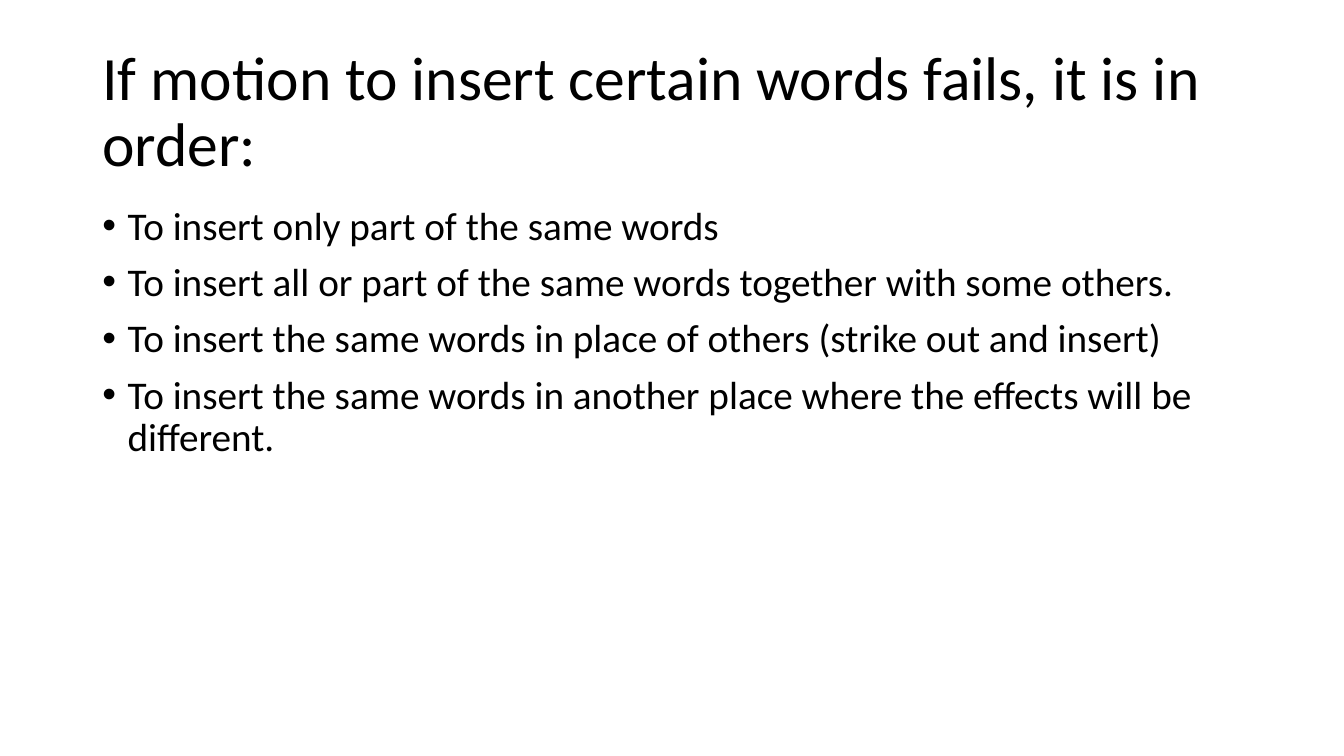
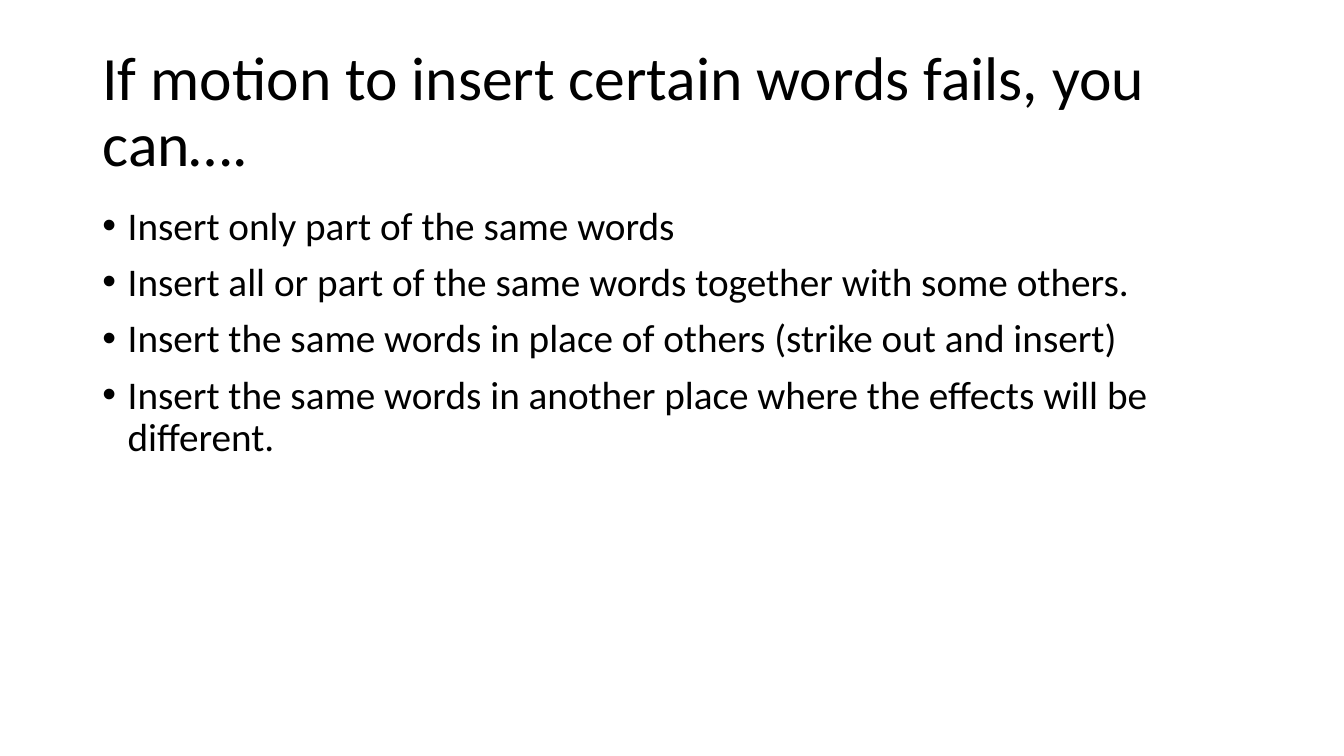
Before and after one commit to AdamSwenson/parliamentary-procedure-explainers, a slide deck: slide 25 of Presentations/Amendments.pptx (slide 27 before the commit). Drawn at 1344x756 pixels with LibreOffice and Linux fonts; fonts in the diff are those of the drawing. Boxes give left, top, right and bottom in pixels: in the first picture for what was removed or moved away, otherwise in the second. Text is boxed around its words. In the diff, an @@ line names an element or a change of style, - is before the commit and + after.

```diff
--- a/Presentations/Amendments.pptx
+++ b/Presentations/Amendments.pptx
@@ title at [102,57,1144,167]: text changed @@
-If motion to insert certain words fails, it is in order:
+If motion to insert certain words fails, you can….
@@ text at [128,212,1147,452]: text changed @@
-• To insert only part of the same words
-• To insert all or part of the same words together with some others.
-• To insert the same words in place of others (strike out and insert)
-• To insert the same words in another place where the effects will be different.
+• Insert only part of the same words
+• Insert all or part of the same words together with some others.
+• Insert the same words in place of others (strike out and insert)
+• Insert the same words in another place where the effects will be different.
```
Also in this commit, not shown: 17 other slides changed, 7 slides added, 7 slides removed, 5 other files.
